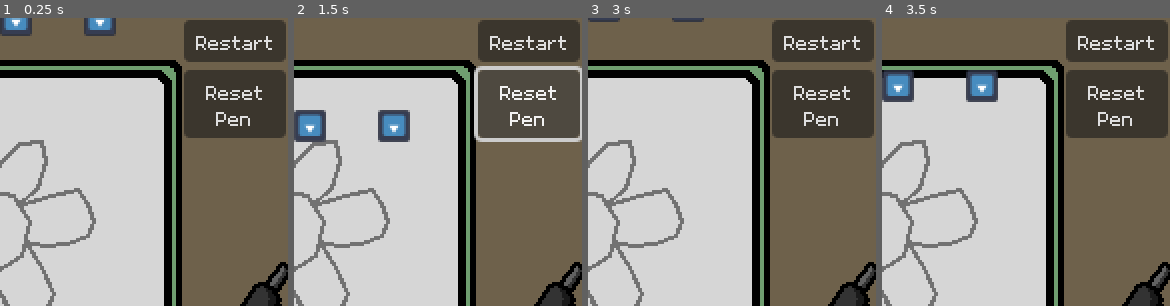
Above: before the commit, frames 1-4 (left to right).
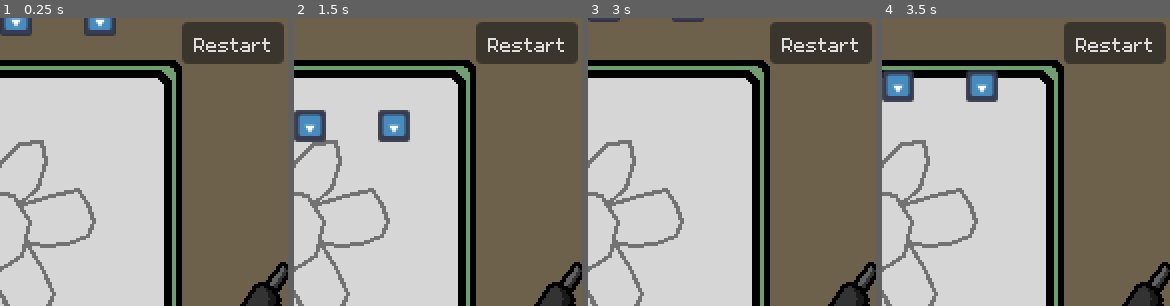
Above: after the commit, the same moments.

Repository: kennethbchen/Bullet-Journal-Game
Game: Godot game, scene res://Level.tscn
The game is run twice, just before and just after one commit, with the same random seed, the same clock (stepped at 60 frames per second) and the same inputs. The engine's default icon, where the game draws it, is replaced by a stand-in: a white triangle on a blue panel in a dark square.
Inputs (mouse positions are % of the whole screen's width and height, from its top left):
- Up to frame 1 (0.25 s): no input
- Up to frame 2 (1.5 s): click "Restart" at 0.5 s; click (91, 15) at 1.25 s, where only the run before the commit has a clickable "Reset Pen"
- Up to frame 3 (3 s): click "Done!" at 2 s; click "Retry" at 2.75 s
- Up to frame 4 (3.5 s): no input
The pictures show only the part of the screen within x 50-100%, y 0-50%; the shares and areas given below are measured in that part.

The runs differ from the first frame. In frame 1, 9.7% of the frame differs, in the area x 63-100%, y 0-42%; in frame 2, 11%, in the area x 62-100%, y 0-44%; in frame 3, 9.7%; in frame 4, 9.7%.

Commit message:
Removed reset pen button because it isn't really needed probably

Diff:
--- a/Level.tscn
+++ b/Level.tscn
@@ -59,6 +59,7 @@
 
 [node name="ResultsUI" type="CanvasLayer" parent="."]
 layer = 2
+visible = false
 
 [node name="Background" type="TextureRect" parent="ResultsUI"]
 modulate = Color(0, 0, 0, 0.490196)
@@ -142,26 +143,16 @@
 grow_vertical = 0
 text = "Done!"
 
-[node name="Control2" type="VBoxContainer" parent="GameUI"]
+[node name="RestartButton" type="Button" parent="GameUI"]
 anchors_preset = 1
 anchor_left = 1.0
 anchor_right = 1.0
-offset_left = -52.0
-offset_top = 1.0
-offset_right = -1.0
-offset_bottom = 24.0
+offset_left = -53.0
+offset_top = 2.0
+offset_right = -2.0
+offset_bottom = 23.0
 grow_horizontal = 0
-size_flags_horizontal = 8
-size_flags_vertical = 8
-
-[node name="RestartButton" type="Button" parent="GameUI/Control2"]
-layout_mode = 2
 text = "Restart"
-
-[node name="ResetPenButton" type="Button" parent="GameUI/Control2"]
-layout_mode = 2
-text = "Reset
-Pen"
 
 [node name="Walls" type="StaticBody2D" parent="." groups=["Wall"]]
 
@@ -312,6 +303,6 @@
 [connection signal="pressed" from="ResultsUI/ResultsPanel/VBoxContainer/RestartLevelButton" to="." method="_on_restart_button_pressed"]
 [connection signal="pressed" from="ResultsUI/ResultsPanel/VBoxContainer/NextButton" to="." method="_on_next_button_pressed"]
 [connection signal="pressed" from="GameUI/DoneButton" to="." method="_on_done_button_pressed"]
-[connection signal="pressed" from="GameUI/Control2/RestartButton" to="." method="_on_restart_button_pressed"]
+[connection signal="pressed" from="GameUI/RestartButton" to="." method="_on_restart_button_pressed"]
 [connection signal="left_mouse_pressed" from="Player/MouseInputHandler" to="Player" method="_on_left_mouse_pressed"]
 [connection signal="left_mouse_released" from="Player/MouseInputHandler" to="Player" method="_on_left_mouse_released"]
